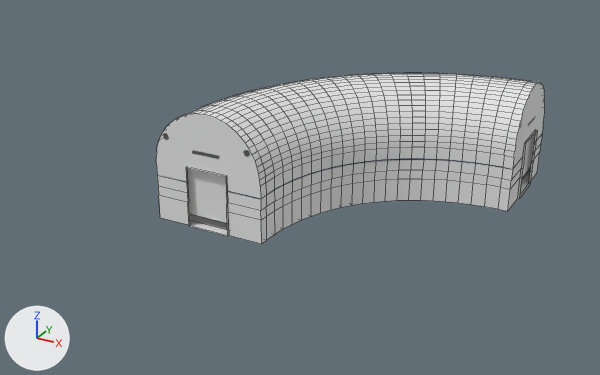
An edit to the FBX model Assets/Prefabs/F2Prefabs/F2_Corridor2-1.fbx, drawn before and after from the same camera.
The view is the same before and after, from a 50 mm lens placed at (43.2, -84.5, 36.8), pointed at (-0.7, -4.8, -3.1). Lighting does not change. The marker at lower left points along +X, +Y and +Z. The picture after the commit comes second. Mesh edges are drawn as thin lines on the coarser meshes. Where no turn or scale is listed for an object, it has been applied to the vertices.

The older version as bpy lines, for what is in view:
```python
me_cube_089 = bpy.data.meshes.new('Cube.089')
me_cube_089.from_pydata(...)  # 976 vertices, 931 faces; spans x -6.0..24.7, y -24.7..6.0, z 0.0..12.0
# faces by material slot: [108, 744, 54, 25]
me_cube_089.materials.append(mat_f2_roughwall2)  # white #e7e7e7
me_cube_089.materials.append(mat_f2_roughwall1)  # white #e7e7e7
me_cube_089.materials.append(mat_f2_roughwall3)  # white #e7e7e7
me_cube_089.materials.append(mat_f2_concretefloor)  # white #e7e7e7
me_cube_2294 = bpy.data.meshes.new('Cube.2294')
me_cube_2294.from_pydata(...)  # a box spanning x -5.5..5.5, y -24.0..-23.0, z 1.0..7.0
ob_f2_c2_trigger2_2 = bpy.data.objects.new('F2_C2_Trigger2-2', me_cube_2294)
ob_f2_c2_trigger2_2.location = (0.0, 0.0, 0.0)
ob_f2_corridor2 = bpy.data.objects.new('F2_Corridor2', me_cube_089)
ob_f2_corridor2.location = (0.0, 0.0, 0.0)
```
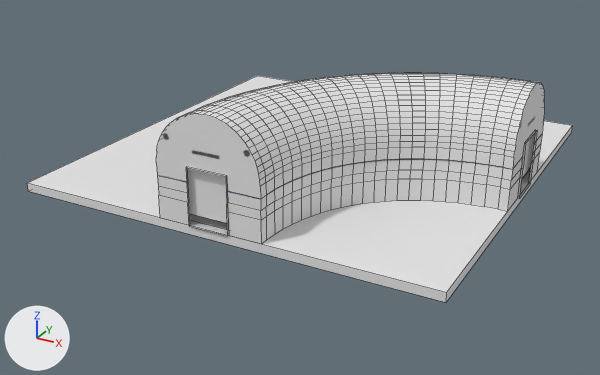
Location of each change, (x1, y1, x2, y2) in pixels of the pictures (600 x 375 px):
'Floor', added
    after: (27, 76, 573, 302)

The edits, one by one:
Mesh me_cube_090 is new.
It is a box spanning x -24.5..24.5, y -24.5..24.5, z -1.0..0.0.
Object 'Floor' (ob_floor) is new; it shows me_cube_090.
Its location is (0.0, 0.0, 0.0).
